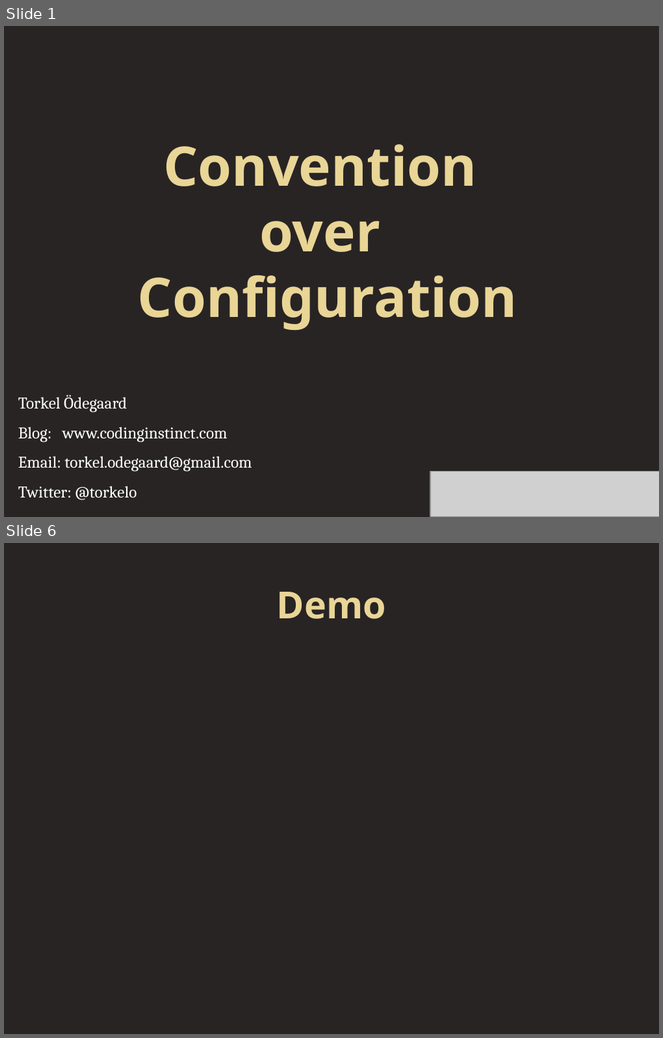
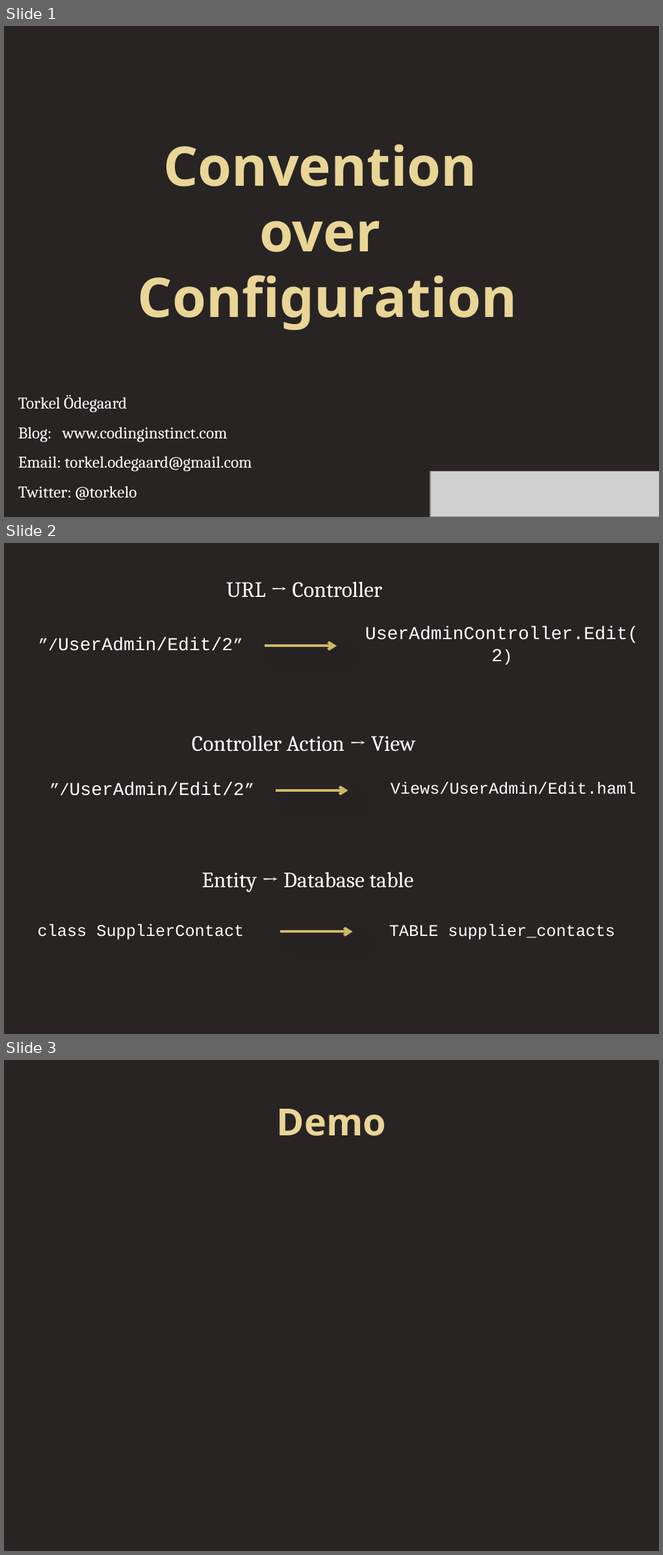
Before and after one commit to torkelo/pimpmycode, a slide deck: docs/convention_over_configuration.pptx. Shown one above the other, each under a label of ours: slides 1 and 6 before the commit, slides 1, 2 and 3 after it; the slides between them are not shown. The pictures are 663x1038 and 663x1555 pixels, drawn with LibreOffice and Linux fonts; fonts in the diff are those of the drawing; grey boxes stand for pictures. Boxes give left, top, right and bottom in pixels: in the first picture for what was removed or moved away, otherwise in the second. Text is boxed around its words. In the diff, an @@ line names an element or a change of style, - is before the commit and + after.

```diff
--- a/docs/convention_over_configuration.pptx
+++ b/docs/convention_over_configuration.pptx
@@ slide 2 added at (4,543,659,1034), background #282424 @@
@@ text added at (226,581,382,598), 24 pt, text #FFFFFF @@
+URL → Controller
@@ text added at (58,637,233,651), 20 pt, text #FFFFFF @@
+”/UserAdmin/Edit/2”
@@ text added at (365,626,638,661), 20 pt, text #FFFFFF @@
+UserAdminController.Edit(2)
@@ arrow added from (265, 646) to (337, 646), #CEB966 3 pt @@
@@ text added at (192,735,415,752), 24 pt, text #FFFFFF @@
+Controller Action → View
@@ text added at (70,782,244,796), 20 pt, text #FFFFFF @@
+”/UserAdmin/Edit/2”
@@ arrow added from (276, 791) to (348, 791), #CEB966 3 pt @@
@@ text added at (391,782,636,795), 18 pt, text #FFFFFF @@
+Views/UserAdmin/Edit.haml
@@ text added at (202,872,414,893), 24 pt, text #FFFFFF @@
+Entity → Database table
@@ text added at (38,924,244,940), 18 pt, text #FFFFFF @@
+class SupplierContact
@@ arrow added from (280, 932) to (352, 932), #CEB966 3 pt @@
@@ text added at (389,924,615,940), 18 pt, text #FFFFFF @@
+TABLE supplier_contacts
@@ what was slide 6 is now slide 3 @@
```
Also in this commit, not shown: 1 slide changed, 4 slides removed, 49 other files.
